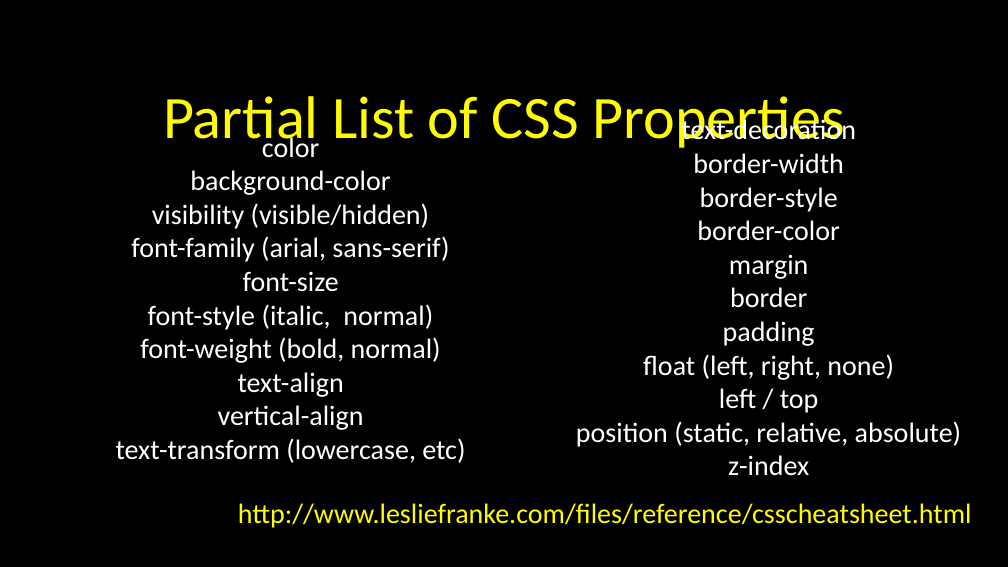
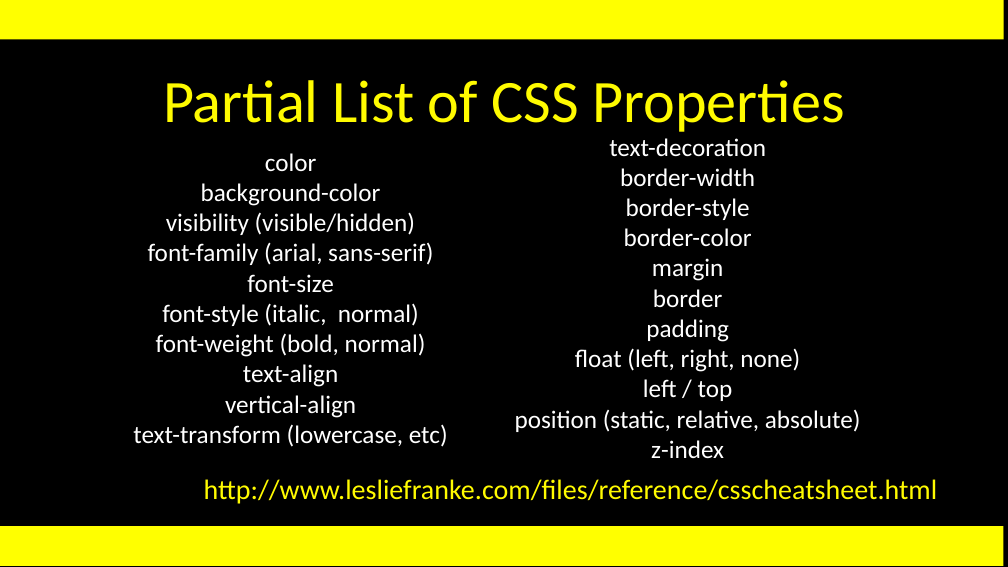
Before and after one commit to csev/wa4e, a slide deck: slide 11 of lectures/Web-03-CSS.ppt (slide 12 before the commit). Drawn at 1008x567 pixels with LibreOffice and Linux fonts; fonts in the diff are those of the drawing. Boxes give left, top, right and bottom in pixels: in the first picture for what was removed or moved away, otherwise in the second. Text is boxed around its words. In the diff, an @@ line names an element or a change of style, - is before the commit and + after.

```diff
--- a/lectures/Web-03-CSS.ppt
+++ b/lectures/Web-03-CSS.ppt
@@ rectangle added at bbox=[0, 0, 1004, 40], fill #FFFF00 @@
@@ title "Partial List of CSS Properties": place and size @@
-title "Partial List of CSS Properties" at bbox=[163, 96, 845, 153]
+title "Partial List of CSS Properties" at bbox=[163, 80, 845, 132]
@@ title "Partial List of CSS Properties" at bbox=[163, 80, 845, 132]: vertical alignment bottom to middle @@
@@ text "color": place and size @@
-text "color" at bbox=[116, 133, 465, 463]
+text "color" at bbox=[133, 153, 448, 447]
@@ text "color" at bbox=[133, 153, 448, 447]: size 20 to 18 pt @@
@@ text "text-decoration" at bbox=[515, 138, 861, 458]: size 20 to 18 pt @@
@@ text "text-decoration": place and size @@
-text "text-decoration" at bbox=[576, 116, 961, 475]
+text "text-decoration" at bbox=[515, 138, 861, 458]
@@ text "http://www.lesliefranke.com/files/reference/csscheatsheet.ht ...": place and size @@
-text "http://www.lesliefranke.com/files/reference/csscheatsheet.ht ..." at bbox=[238, 503, 972, 528]
+text "http://www.lesliefranke.com/files/reference/csscheatsheet.ht ..." at bbox=[204, 479, 938, 504]
@@ rectangle added at bbox=[0, 526, 1004, 566], fill #FFFF00 @@
```
Also in this commit, not shown: 29 other slides changed, 4 slides added, 5 slides removed, 1 other file.
